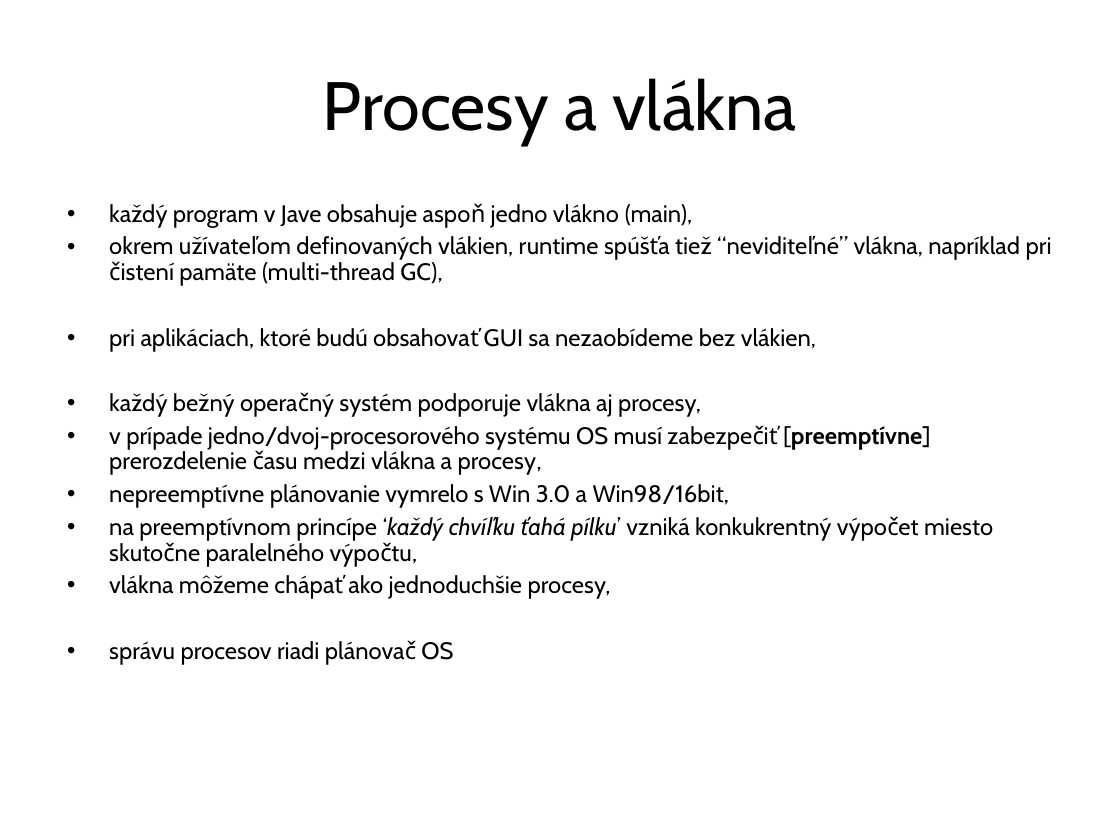
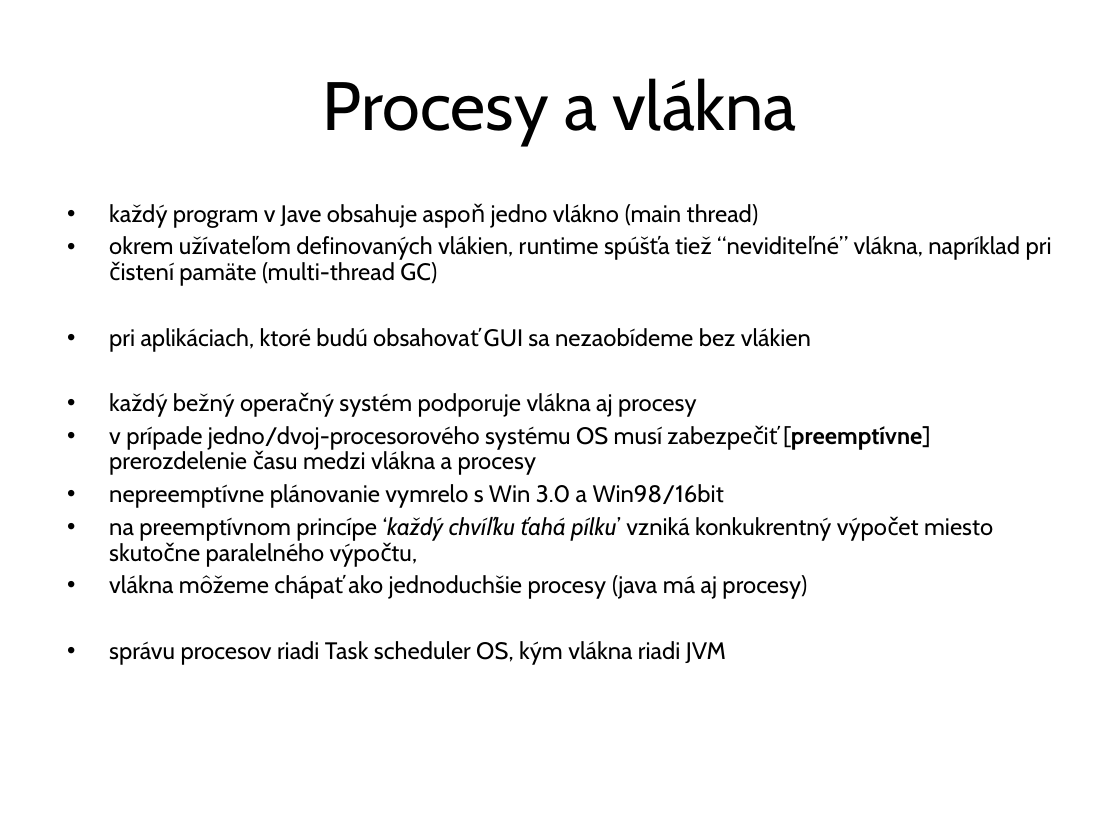
Before and after one commit to Programovanie4/Prednasky, a slide deck: slide 5 of 09/09_java.ppt (slide 2 before the commit). Drawn at 1120x840 pixels with LibreOffice and Linux fonts; fonts in the diff are those of the drawing. Boxes give left, top, right and bottom in pixels: in the first picture for what was removed or moved away, otherwise in the second. Text is boxed around its words. In the diff, an @@ line names an element or a change of style, - is before the commit and + after.

```diff
--- a/09/09_java.ppt
+++ b/09/09_java.ppt
@@ text at box(109, 204, 1052, 508): text changed @@
-• každý program v Jave obsahuje aspoň jedno vlákno (main),
-• okrem užívateľom definovaných vlákien, runtime spúšťa tiež “neviditeľné” vlákna, napríklad pri čistení pamäte (multi-thread GC),
-• pri aplikáciach, ktoré budú obsahovať GUI sa nezaobídeme bez vlákien,
-• každý bežný operačný systém podporuje vlákna aj procesy,
-• v prípade jedno/dvoj-procesorového systému OS musí zabezpečiť [preemptívne] prerozdelenie času medzi vlákna a procesy,
-• nepreemptívne plánovanie vymrelo s Win 3.0 a Win98/16bit,
+• každý program v Jave obsahuje aspoň jedno vlákno (main thread)
+• okrem užívateľom definovaných vlákien, runtime spúšťa tiež “neviditeľné” vlákna, napríklad pri čistení pamäte (multi-thread GC)
+• pri aplikáciach, ktoré budú obsahovať GUI sa nezaobídeme bez vlákien
+• každý bežný operačný systém podporuje vlákna aj procesy
+• v prípade jedno/dvoj-procesorového systému OS musí zabezpečiť [preemptívne] prerozdelenie času medzi vlákna a procesy
+• nepreemptívne plánovanie vymrelo s Win 3.0 a Win98/16bit
@@ text at box(109, 575, 807, 665): text changed @@
-• vlákna môžeme chápať ako jednoduchšie procesy,
-• správu procesov riadi plánovač OS
+• vlákna môžeme chápať ako jednoduchšie procesy (java má aj procesy)
+• správu procesov riadi Task scheduler OS, kým vlákna riadi JVM
```
Also in this commit, not shown: 11 other slides changed, 11 slides added, 4 other files.
